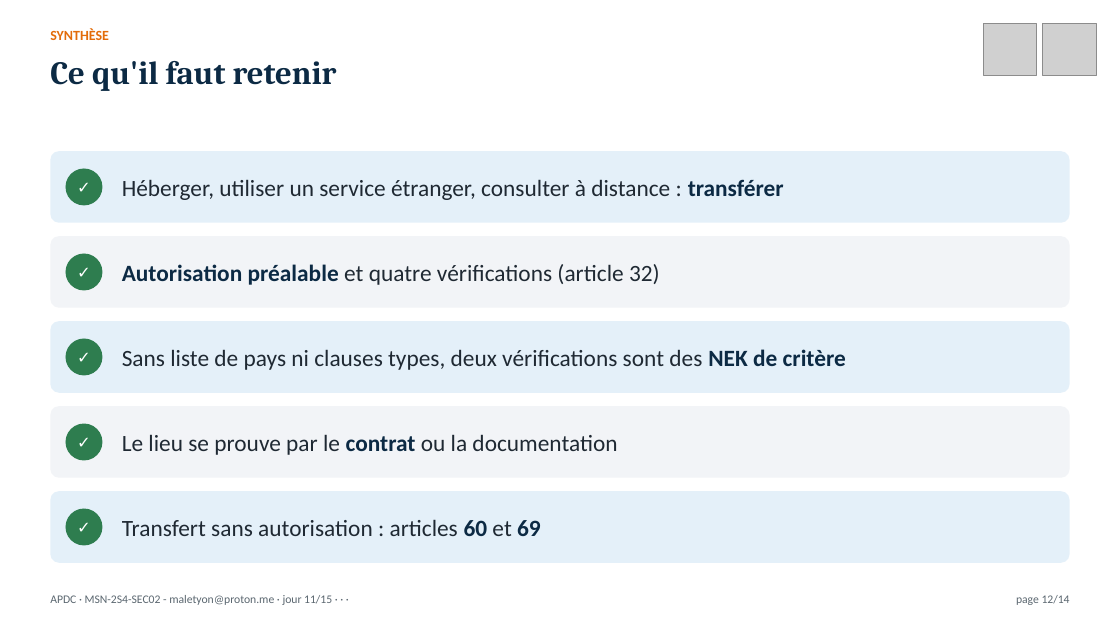
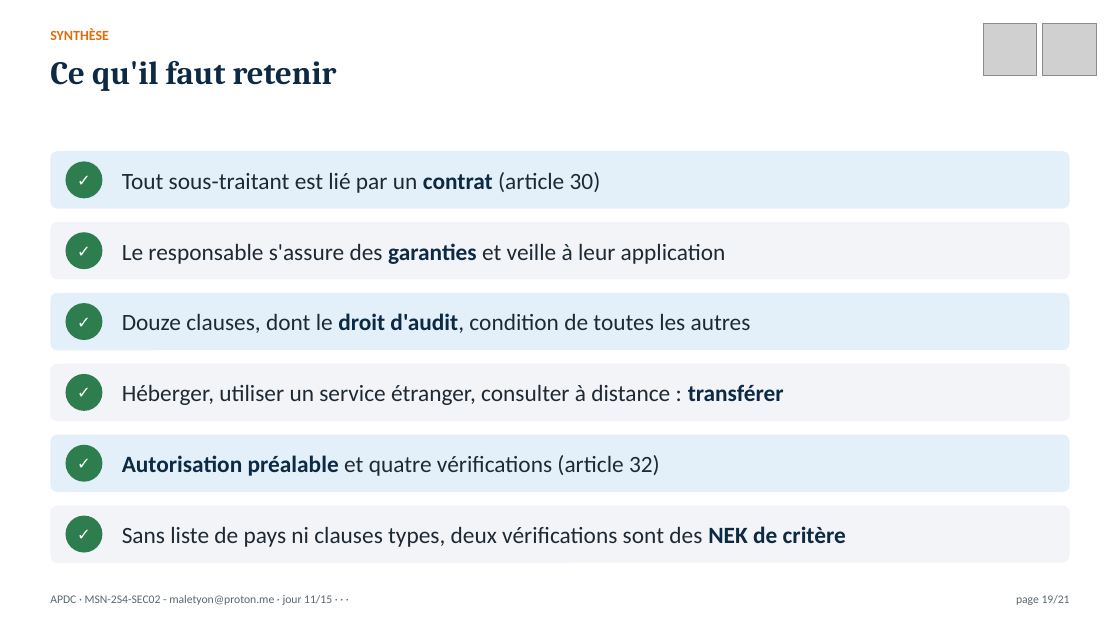
Before and after one commit to MaletYon/cours-apdc, a slide deck: slide 19 of Présentation/APDC_J11.pptx (slide 12 before the commit). Drawn at 1120x630 pixels with LibreOffice and Linux fonts; fonts in the diff are those of the drawing; grey boxes stand for pictures. Boxes give left, top, right and bottom in pixels: in the first picture for what was removed or moved away, otherwise in the second. Text is boxed around its words. In the diff, an @@ line names an element or a change of style, - is before the commit and + after.

```diff
--- a/Présentation/APDC_J11.pptx
+++ b/Présentation/APDC_J11.pptx
@@ rounded rectangle: place and size @@
-rounded rectangle at box(50, 151, 1070, 223)
+rounded rectangle at box(50, 151, 1070, 208)
@@ ellipse "✓": place and size @@
-ellipse "✓" at box(66, 169, 103, 206)
+ellipse "✓" at box(66, 161, 103, 198)
@@ text added at box(122, 172, 601, 193), 20 pt, text #1F2933 @@
+Tout sous-traitant est lié par un contrat (article 30)
@@ rounded rectangle: place and size @@
-rounded rectangle at box(50, 236, 1070, 308)
+rounded rectangle at box(50, 222, 1070, 279)
@@ ellipse "✓": place and size @@
-ellipse "✓" at box(66, 254, 103, 291)
+ellipse "✓" at box(66, 233, 103, 270)
@@ text at box(122, 243, 726, 264): text changed @@
-Autorisation préalable et quatre vérifications (article 32)
+Le responsable s'assure des garanties et veille à leur application
@@ rounded rectangle: place and size @@
-rounded rectangle at box(50, 321, 1070, 392)
+rounded rectangle at box(50, 293, 1070, 350)
@@ ellipse "✓": place and size @@
-ellipse "✓" at box(66, 339, 103, 376)
+ellipse "✓" at box(66, 303, 103, 340)
@@ text added at box(122, 313, 751, 333), 20 pt, text #1F2933 @@
+Douze clauses, dont le droit d'audit, condition de toutes les autres
@@ rounded rectangle: place and size @@
-rounded rectangle at box(50, 407, 1070, 478)
+rounded rectangle at box(50, 364, 1070, 421)
@@ ellipse "✓": place and size @@
-ellipse "✓" at box(66, 423, 103, 460)
+ellipse "✓" at box(66, 374, 103, 411)
@@ text "Héberger, utiliser un service étranger, ...": place and size @@
-text "Héberger, utiliser un service étranger, ..." at box(122, 179, 784, 200)
+text "Héberger, utiliser un service étranger, ..." at box(122, 384, 784, 405)
@@ rounded rectangle: place and size @@
-rounded rectangle at box(50, 492, 1070, 563)
+rounded rectangle at box(50, 434, 1070, 492)
@@ ellipse "✓": place and size @@
-ellipse "✓" at box(66, 508, 103, 545)
+ellipse "✓" at box(66, 444, 103, 481)
@@ text removed at box(122, 434, 617, 455) @@
-Le lieu se prouve par le contrat ou la documentation
@@ text at box(122, 455, 660, 476): text changed @@
-Transfert sans autorisation : articles 60 et 69
+Autorisation préalable et quatre vérifications (article 32)
@@ rounded rectangle added at box(50, 506, 1070, 563), fill #F2F4F7 @@
@@ text "Sans liste de pays ni ...": place and size @@
-text "Sans liste de pays ni ..." at box(122, 349, 846, 370)
+text "Sans liste de pays ni ..." at box(122, 526, 846, 547)
@@ ellipse added at box(66, 516, 103, 553), fill #2E7D4F, 14 pt, text #FFFFFF, bold @@
+✓
@@ text at box(1016, 595, 1070, 605): text changed @@
-page 12/14
+page 19/21
```
Also in this commit, not shown: 12 other slides changed, 7 slides added, 53 other files.
